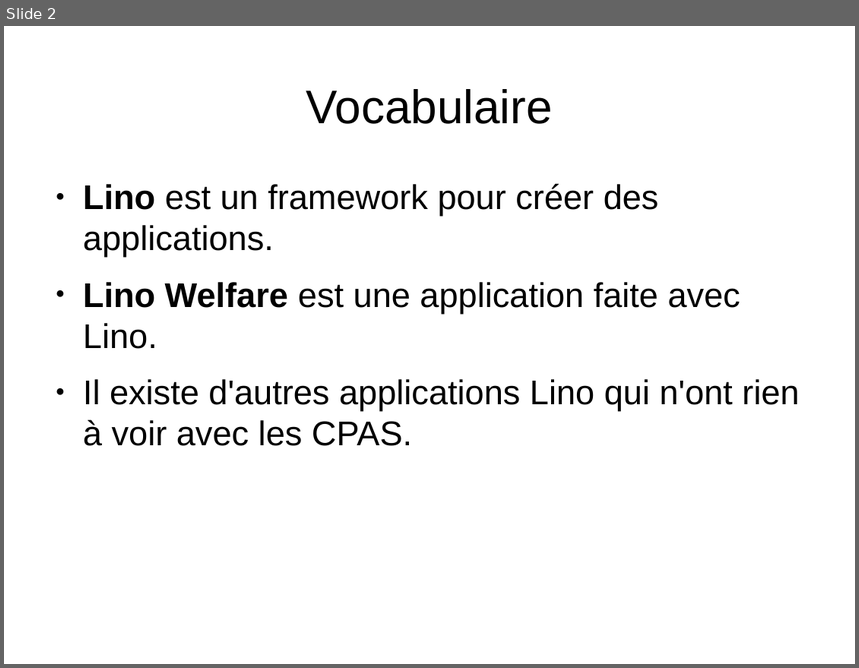
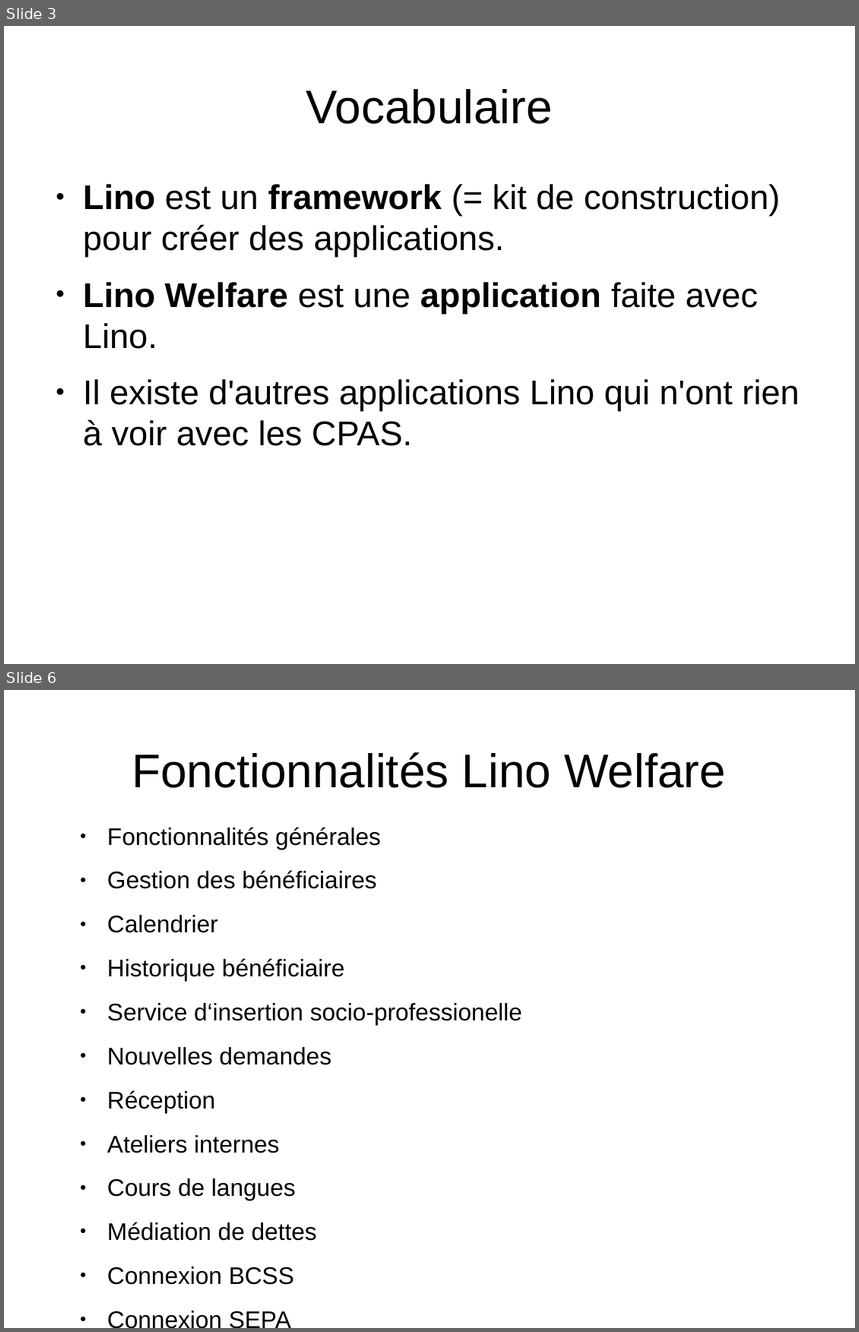
Before and after one commit to lino-framework/welfare, a slide deck: docs_fr/dl/tour_lino_welfare.odp. Shown one above the other, each under a label of ours: slide 2 before the commit, slides 3 and 6 after it; the slides between them are not shown. The pictures are 859x668 and 859x1332 pixels, drawn with LibreOffice and Linux fonts; fonts in the diff are those of the drawing. Boxes give left, top, right and bottom in pixels: in the first picture for what was removed or moved away, otherwise in the second. Text is boxed around its words. In the diff, an @@ line names an element or a change of style, - is before the commit and + after.

```diff
--- a/docs_fr/dl/tour_lino_welfare.odp
+++ b/docs_fr/dl/tour_lino_welfare.odp
@@ slide 6 added at box(4, 690, 855, 1328), background #FFFFFF @@
@@ title added at box(132, 752, 726, 788), 44 pt, text #000000 @@
+Fonctionnalités Lino Welfare
@@ text added at box(107, 827, 522, 1285), 22.4 pt, text #000000 @@
+● Fonctionnalités générales
+● Gestion des bénéficiaires
+● Calendrier
+● Historique bénéficiaire
+● Service d‘insertion socio-professionelle
+● Nouvelles demandes
+● Réception
+● Ateliers internes
+● Cours de langues
+● Médiation de dettes
+● Connexion BCSS
+● Connexion SEPA
+● Comptabilisation des dépenses sociales
@@ what was slide 2 is now slide 3 @@
@@ slide 3 changed as well @@
@@ text at box(83, 184, 780, 257): text changed @@
-● Lino est un framework pour créer des applications.
+● Lino est un framework (= kit de construction) pour créer des applications.
@@ text at box(83, 282, 758, 349): bold on in "application" @@
```
Also in this commit, not shown: 11 other slides changed, 16 other slides added, 3 other files.
